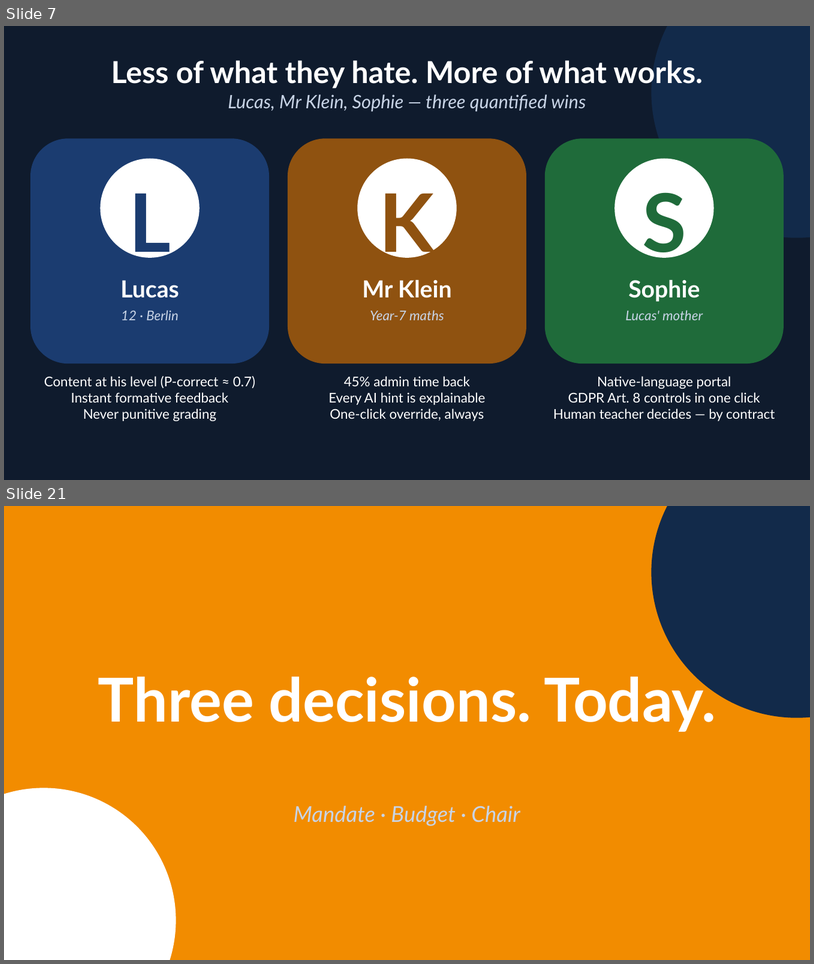
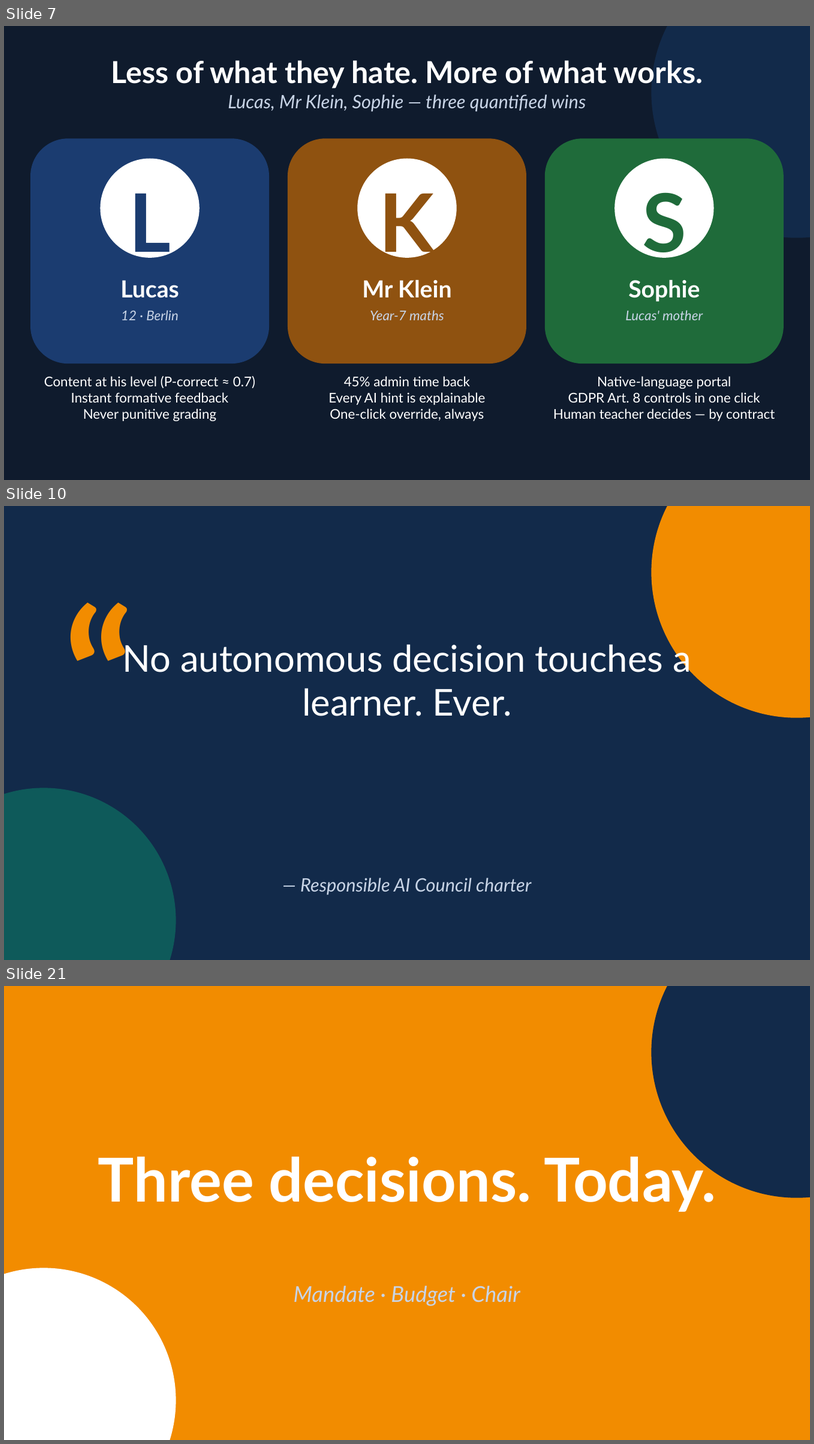
Before and after one commit to EtienneSIG/AMA_Project, a slide deck: Restitution01/build/LearnEU-CXO-Restitution.pptx. Shown one above the other, each under a label of ours: slides 7 and 21 before the commit, slides 7, 10 and 21 after it; the slides between them are not shown. The pictures are 814x964 and 814x1444 pixels, drawn with LibreOffice and Linux fonts; fonts in the diff are those of the drawing; background and template pictures are left out. Boxes give left, top, right and bottom in pixels: in the first picture for what was removed or moved away, otherwise in the second. Text is boxed around its words. In the diff, an @@ line names an element or a change of style, - is before the commit and + after.

```diff
--- a/Restitution01/build/LearnEU-CXO-Restitution.pptx
+++ b/Restitution01/build/LearnEU-CXO-Restitution.pptx
@@ slide 10 added at <box>4,506,810,960</box>, background #091F2C @@
@@ rectangle added at <box>4,506,810,960</box>, fill #122A4A @@
@@ ellipse added at <box>652,506,810,718</box>, fill #F28C00 @@
@@ text added at <box>57,559,149,651</box>, 220 pt, text #F28C00, bold @@
+“
@@ text added at <box>122,639,692,716</box>, 44 pt, text #FFFFFF @@
+No autonomous decision touches a learner. Ever.
@@ ellipse added at <box>4,788,176,960</box>, fill #0E5A5A @@
@@ text added at <box>300,877,531,895</box>, 22 pt, text #C8D4E6, italic @@
+— Responsible AI Council charter
```
Also in this commit, not shown: 7 slides changed, 5 other slides added, 6 slides removed, 13 other files.
